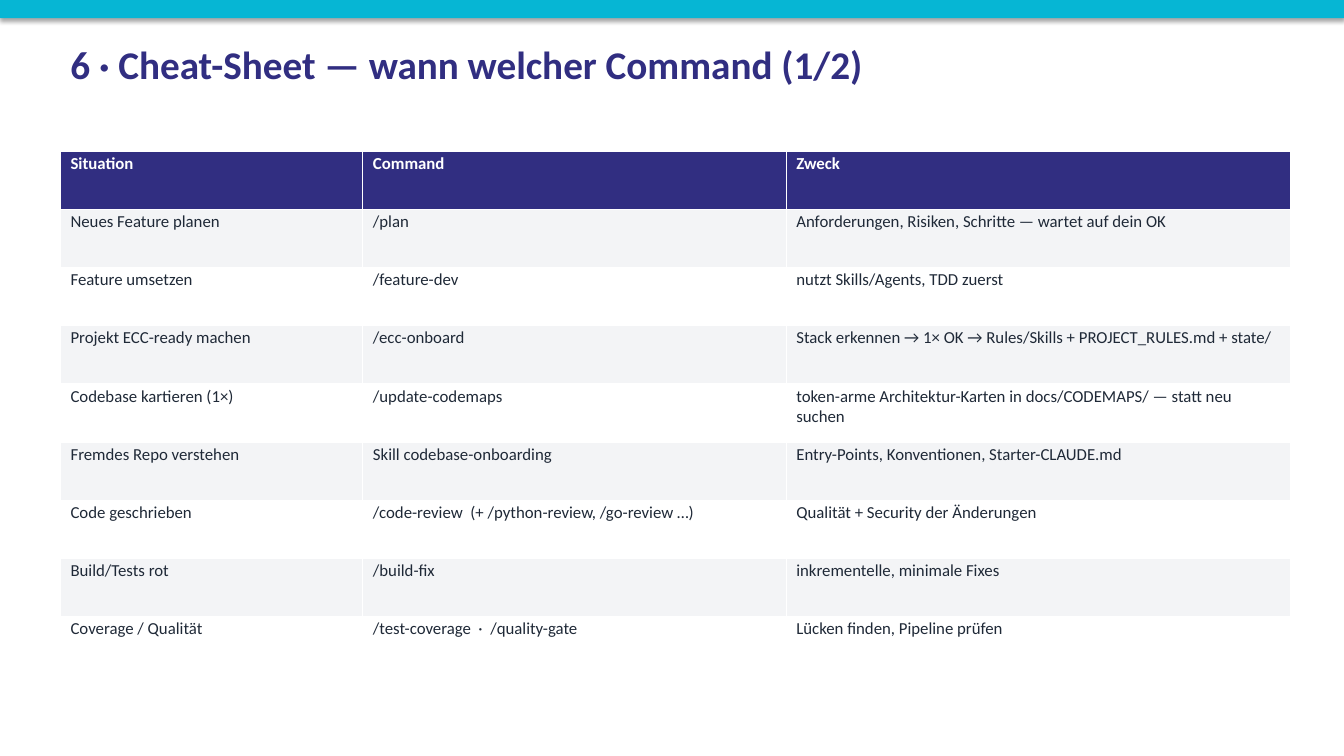
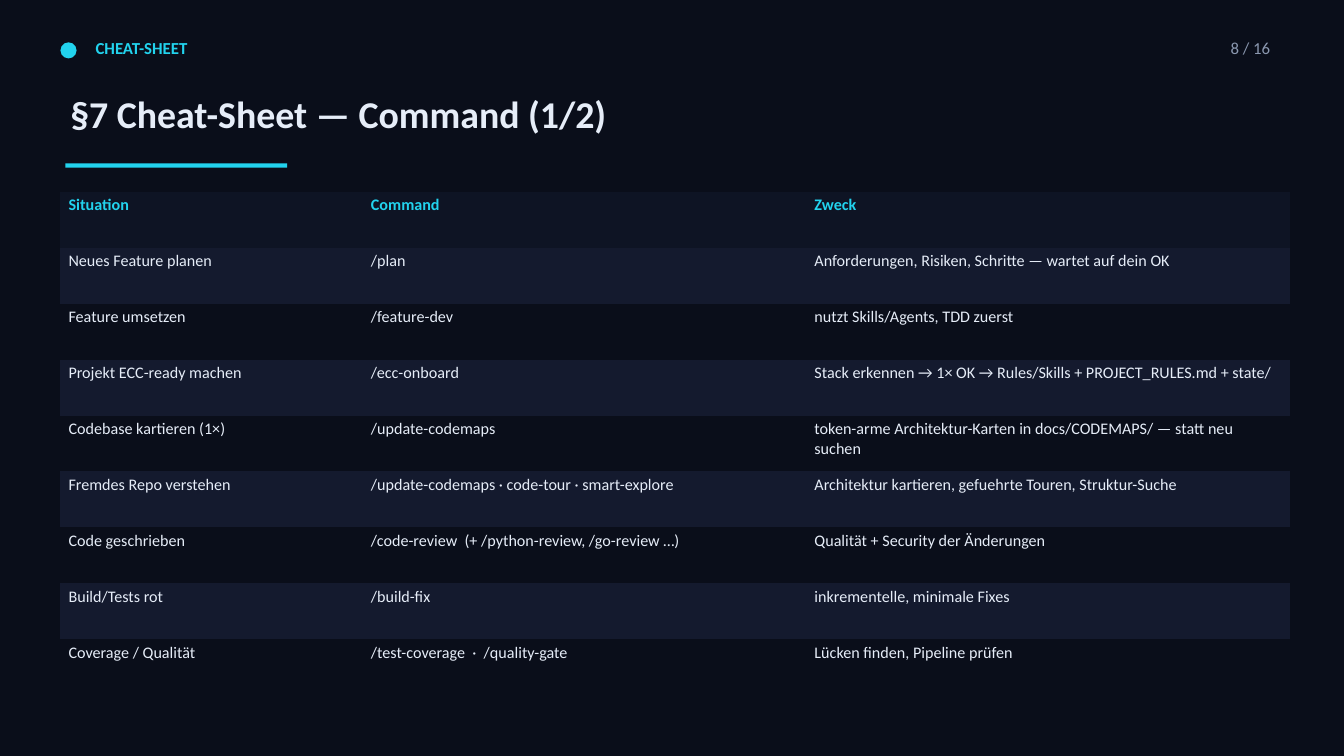
Before and after one commit to Paulee8155/Claude-Code-BestPractice, a slide deck: slide 9 of docs/ECC-Harness-Guide.de.pptx (slide 8 before the commit). Drawn at 1344x756 pixels with LibreOffice and Linux fonts; fonts in the diff are those of the drawing. Boxes give left, top, right and bottom in pixels: in the first picture for what was removed or moved away, otherwise in the second. Text is boxed around its words. In the diff, an @@ line names an element or a change of style, - is before the commit and + after.

```diff
--- a/docs/ECC-Harness-Guide.de.pptx
+++ b/docs/ECC-Harness-Guide.de.pptx
@@ background #FFFFFF to #0A0E1A @@
@@ rectangle removed at <box>0,0,1344,18</box> @@
@@ ellipse added at <box>60,42,77,58</box>, fill #22D3EE @@
@@ text added at <box>96,43,188,54</box>, 12 pt, text #22D3EE, bold @@
+CHEAT-SHEET
@@ text added at <box>1231,42,1270,54</box>, 12 pt, text #8B98B0 @@
+8 / 16
@@ text at <box>70,100,606,134</box>: text changed; size 28 to 27 pt; text colour #312E81 to #E6EDF8 @@
-6 · Cheat-Sheet — wann welcher Command (1/2)
+§7 Cheat-Sheet — Command (1/2)
@@ rectangle added at <box>66,163,287,167</box>, fill #22D3EE @@
@@ table at <box>60,192,1291,696</box> @@
-row 6, column 2: Skill codebase-onboarding
+row 6, column 2: /update-codemaps · code-tour · smart-explore
-row 6, column 3: Entry-Points, Konventionen, Starter-CLAUDE.md
+row 6, column 3: Architektur kartieren, gefuehrte Touren, Struktur-Suche
@@ fill #312E81 to #0E1424 in row 1 @@
@@ fill #F3F4F6 to #141A2E in 12 cells @@
@@ fill #FFFFFF to #0A0E1A in 12 cells @@
@@ size 12 to 11.5 pt in "Situation", "Command", "Zweck", "Neues Feature planen" and 21 more places @@
@@ text colour #FFFFFF to #22D3EE in "Situation", "Command", "Zweck" @@
@@ text colour #1F2937 to #E6EDF8 in "Neues Feature planen", "/plan", "Anforderungen, Risiken, Schritte — wartet auf dein ...", "Feature umsetzen" and 18 more places @@
@@ borders changed @@
@@ table: place and size @@
-table at <box>60,151,1291,676</box>
+table at <box>60,192,1291,696</box>
```
Also in this commit, not shown: 12 other slides changed, 4 slides added, 1 slide removed, 5 other files.
